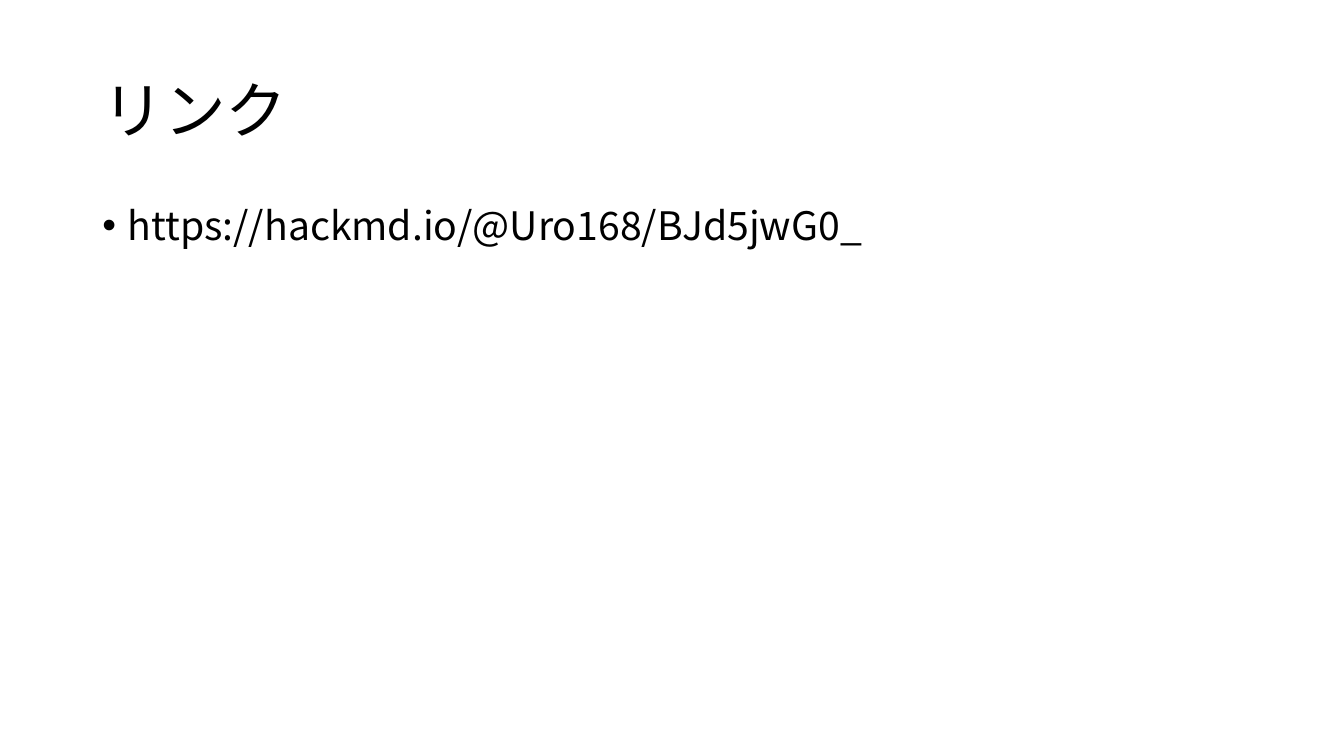
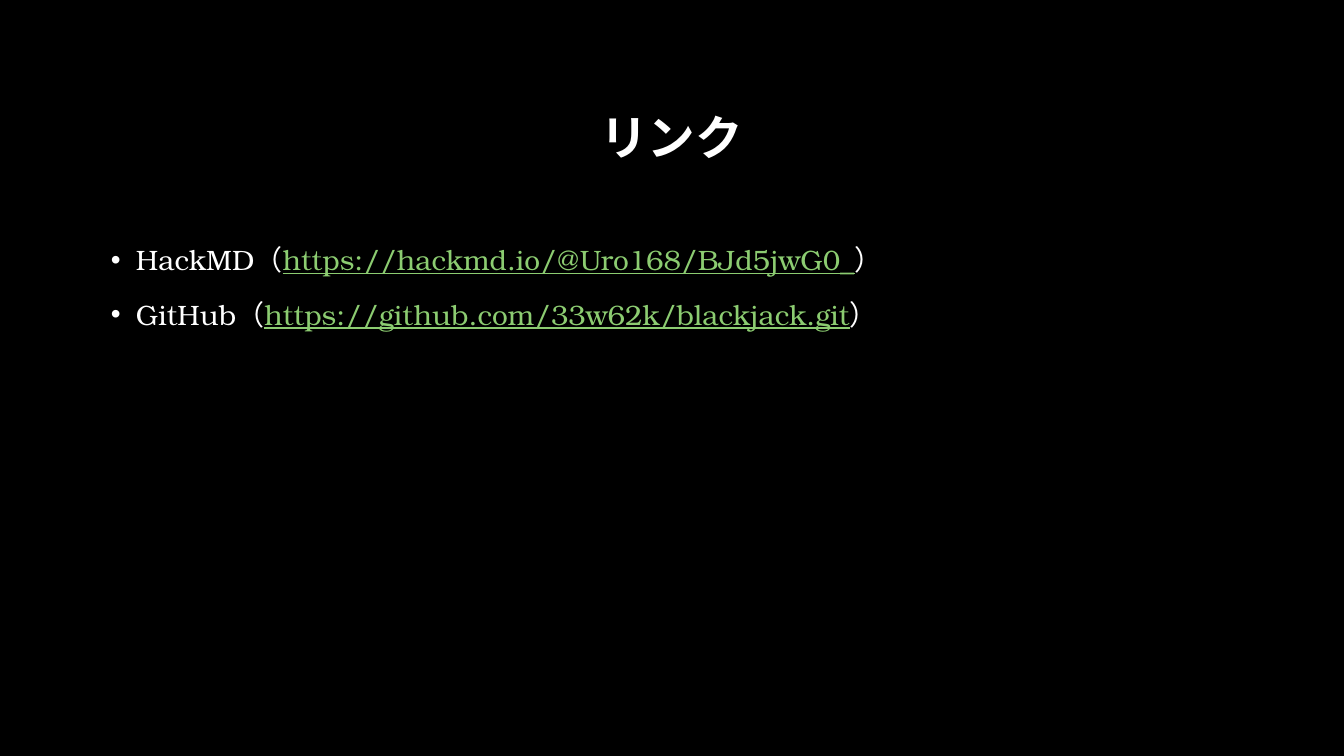
Before and after one commit to guro20guro21/SouseiC_Gteam, a slide deck: slide 8 of G_team.pptx (slide 3 before the commit). Drawn at 1344x756 pixels with LibreOffice and Linux fonts; fonts in the diff are those of the drawing; background and template pictures are left out. Boxes give left, top, right and bottom in pixels: in the first picture for what was removed or moved away, otherwise in the second. Text is boxed around its words. In the diff, an @@ line names an element or a change of style, - is before the commit and + after.

```diff
--- a/G_team.pptx
+++ b/G_team.pptx
@@ background #FFFFFF to picture (left out) @@
@@ title "リンク": place and size @@
-title "リンク" at (102,83,287,136)
+title "リンク" at (600,115,743,158)
@@ title "リンク" at (600,115,743,158): size 44 to 34 pt, font Noto Sans CJK JP to TeX Gyre Bonum, text colour #000000 to #FFFFFF, bold on; alignment left to centre @@
@@ text at (136,246,883,331): text changed; size 28 to 20 pt; font Noto Sans CJK JP to TeX Gyre Bonum; text colour #000000 to #8CCC71 @@
-• https://hackmd.io/@Uro168/BJd5jwG0_
+• HackMD（https://hackmd.io/@Uro168/BJd5jwG0_）
+• GitHub（https://github.com/33w62k/blackjack.git）
```
Also in this commit, not shown: 2 other slides changed, 5 slides added, 2 other files.
